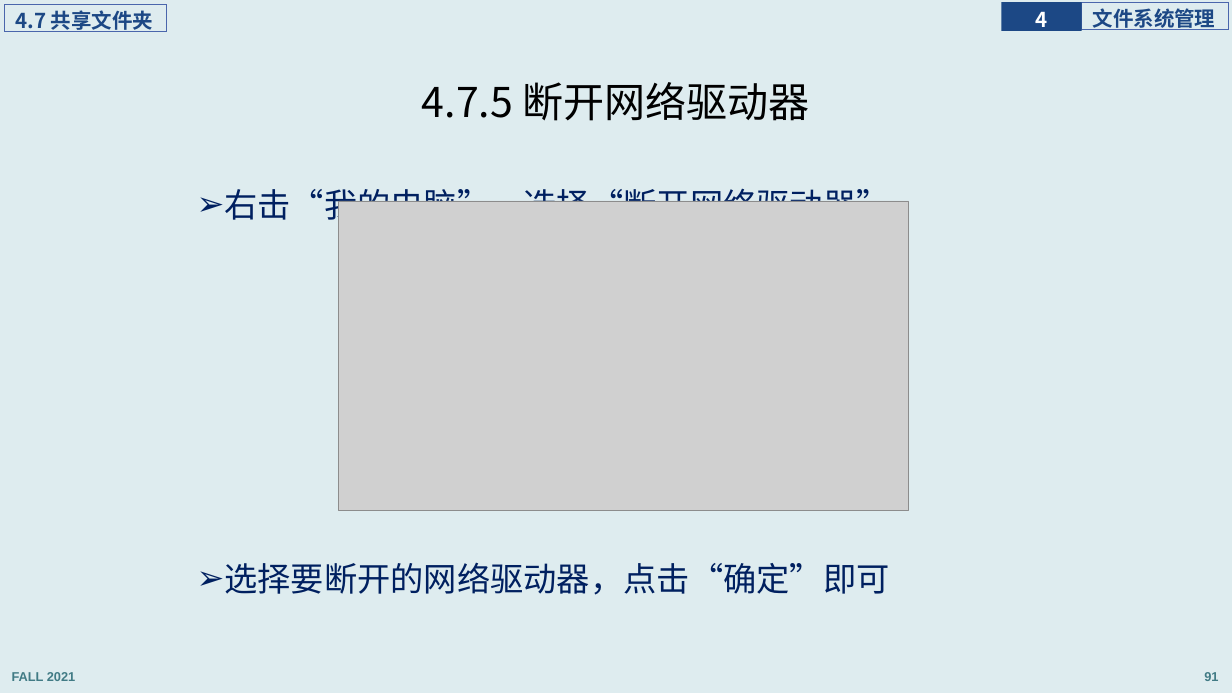
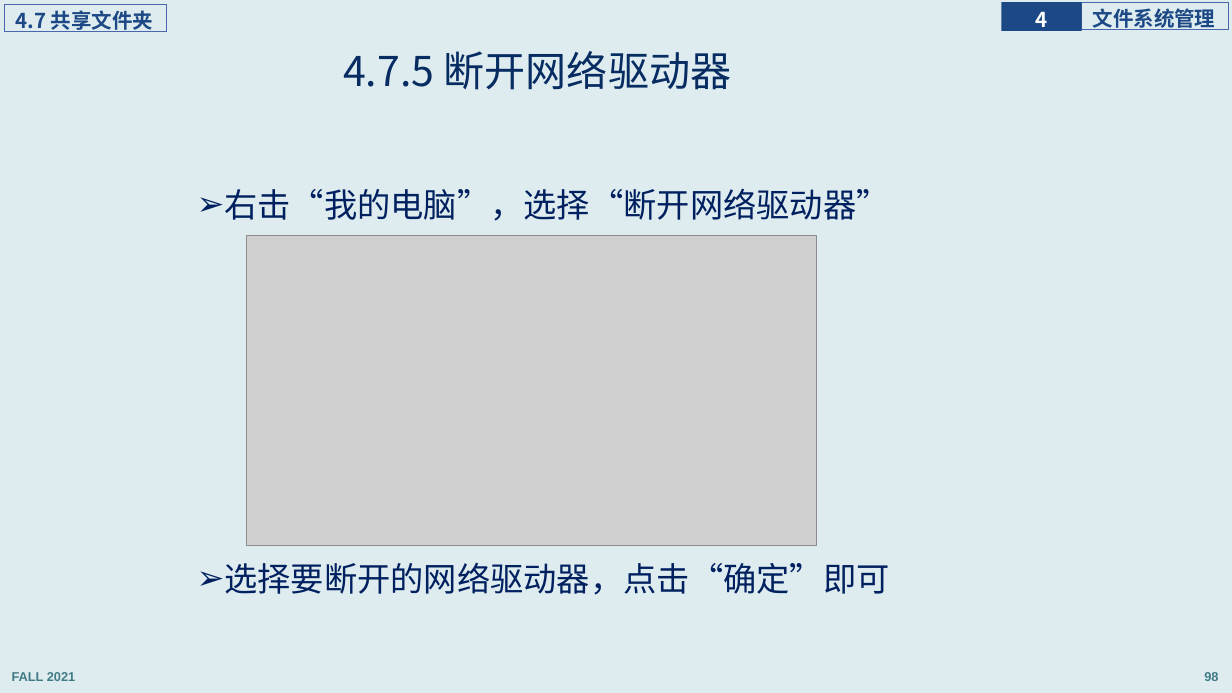
Before and after one commit to principleWindows/win-principle-2021, a slide deck: slide 98 of slides/instruction/principleWindows_4.pptx (slide 91 before the commit). Drawn at 1232x693 pixels with LibreOffice and Linux fonts; fonts in the diff are those of the drawing; grey boxes stand for pictures. Boxes give left, top, right and bottom in pixels: in the first picture for what was removed or moved away, otherwise in the second. Text is boxed around its words. In the diff, an @@ line names an element or a change of style, - is before the commit and + after.

```diff
--- a/slides/instruction/principleWindows_4.pptx
+++ b/slides/instruction/principleWindows_4.pptx
@@ title "4.7.5 断开网络驱动器": place and size @@
-title "4.7.5 断开网络驱动器" at [422, 82, 810, 121]
+title "4.7.5 断开网络驱动器" at [343, 51, 732, 90]
@@ title "4.7.5 断开网络驱动器" at [343, 51, 732, 90]: text colour #000000 to #072C62 @@
@@ picture: place and size @@
-picture at [339, 201, 909, 511]
+picture at [247, 236, 817, 545]
@@ page number at [1204, 672, 1218, 681]: text changed @@
-91
+98
```
Also in this commit, not shown: 34 other slides changed, 8 slides added, 6 other files.
